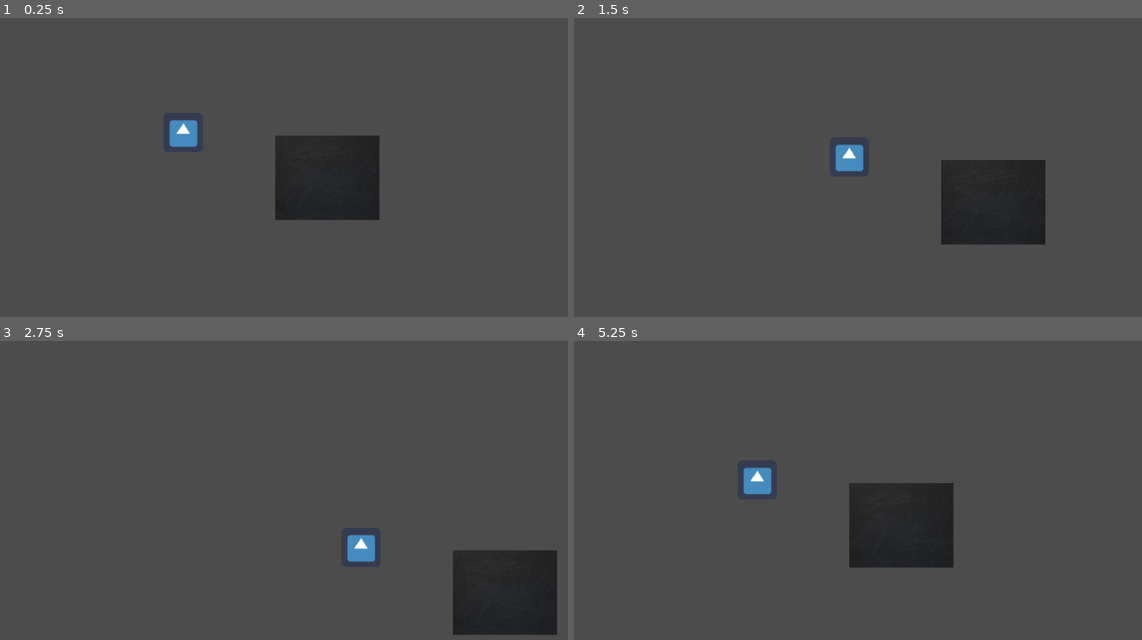
Above: before the commit, frames 1-4 (two rows, left to right).
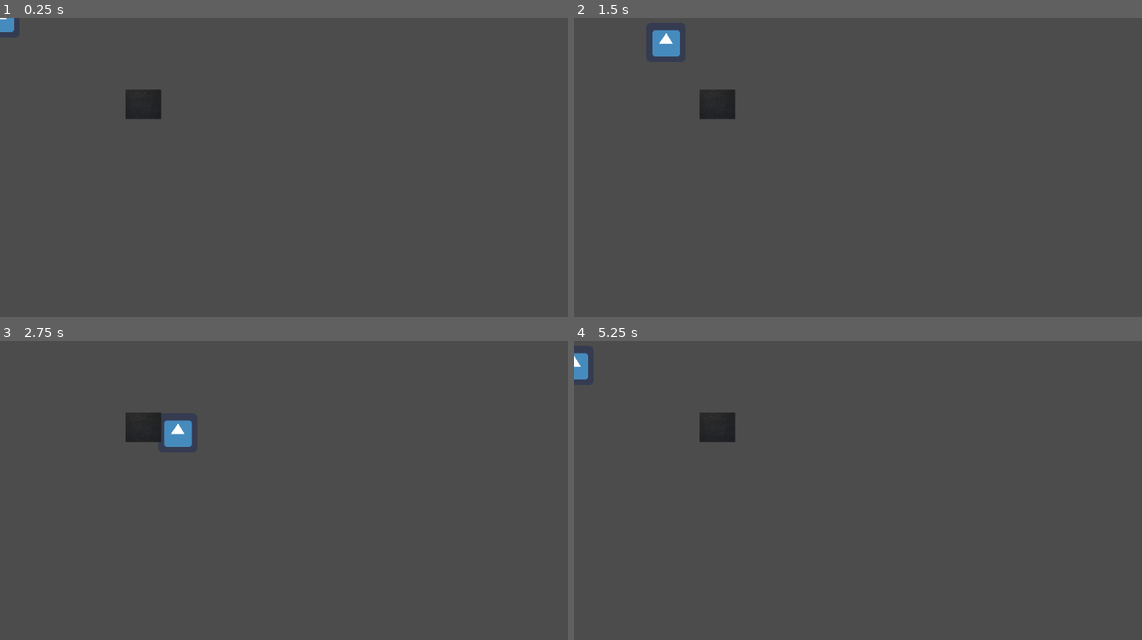
Above: after the commit, the same moments.

Repository: MichalGul/River_ride_remake
Game: Godot game, scene res://Node2D.tscn
Same seed, same stepped clock (60 frames per second), same inputs: the game is played once before the commit and once after it. Before the commit the project starts from res://Player.tscn. The engine's default icon, where the game draws it, is replaced by a stand-in: a white triangle on a blue panel in a dark square.
Inputs:
- Up to frame 1 (0.25 s): no input
- Up to frame 2 (1.5 s): tap Enter at 0.5 s; hold D (right) 0.53-1.28 s; hold S (down) from 1.28 s (still down)
- Up to frame 3 (2.75 s): release S (down) at 2.03 s; hold D (right) from 2.03 s (still down)
- Up to frame 4 (5.25 s): release D (right) at 2.78 s; hold W (up) 2.78-3.53 s; hold A (left) 3.53-5.03 s; hold S (down) from 5.03 s (still down)

The runs differ from the first frame. In frame 1, 6.3% of the frame differs, in the area x 0-67%, y 0-68%; in frame 2, 6.7%, in the area x 13-84%, y 3-76%; in frame 3, 6.7%; in frame 4, 6.5%.

Commit message:
Minor cleaning

Diff:
--- /dev/null
+++ b/game/Node2D.tscn
@@ -0,0 +1,75 @@
+[gd_scene load_steps=6 format=2]
+
+[ext_resource path="res://KinematicBody2D.gd" type="Script" id=1]
+[ext_resource path="res://icon.png" type="Texture" id=2]
+[ext_resource path="res://blackboard.jpg" type="Texture" id=3]
+
+[sub_resource type="RayShape2D" id=1]
+
+custom_solver_bias = 0.0
+length = 20.0
+
+[sub_resource type="RectangleShape2D" id=2]
+
+custom_solver_bias = 0.0
+extents = Vector2( 10, 10 )
+
+[node name="Node2D" type="Node2D" index="0"]
+
+[node name="Player" type="KinematicBody2D" parent="." index="0"]
+
+editor/display_folded = true
+input_pickable = false
+collision_layer = 1
+collision_mask = 1
+collision/safe_margin = 0.08
+script = ExtResource( 1 )
+speed = 200
+
+[node name="CollisionShape2D" type="CollisionShape2D" parent="Player" index="0"]
+
+position = Vector2( -1.39557, -20.1527 )
+scale = Vector2( 5.13501, 1.94186 )
+shape = SubResource( 1 )
+
+[node name="Sprite" type="Sprite" parent="Player" index="1"]
+
+texture = ExtResource( 2 )
+
+[node name="Area2D" type="Area2D" parent="." index="1"]
+
+editor/display_folded = true
+position = Vector2( 247, 138 )
+input_pickable = true
+gravity_vec = Vector2( 0, 1 )
+gravity = 98.0
+linear_damp = 0.1
+angular_damp = 1.0
+audio_bus_override = false
+audio_bus_name = "Master"
+
+[node name="CollisionShape2D" type="CollisionShape2D" parent="Area2D" index="0"]
+
+position = Vector2( -10.4078, 4.56935 )
+scale = Vector2( 2.79003, 2.52406 )
+shape = SubResource( 2 )
+
+[node name="TextureRect" type="TextureRect" parent="Area2D" index="1"]
+
+anchor_left = 0.0
+anchor_top = 0.0
+anchor_right = 0.0
+anchor_bottom = 0.0
+margin_left = -42.0
+margin_top = -21.0
+margin_right = 16.0
+margin_bottom = 27.0
+rect_pivot_offset = Vector2( 0, 0 )
+rect_clip_content = false
+mouse_filter = 1
+mouse_default_cursor_shape = 0
+size_flags_horizontal = 1
+size_flags_vertical = 1
+texture = ExtResource( 3 )
+expand = true
+stretch_mode = 0
--- /dev/null
+++ b/game/Old/Player.gd
@@ -0,0 +1,39 @@
+extends KinematicBody2D
+
+export (int) var speed = 200
+
+var velocity = Vector2()
+
+
+# class member variables go here, for example:
+# var a = 2
+# var b = "textvar"
+
+func get_input():
+	velocity = Vector2()
+	if Input.is_action_pressed('right'):
+		velocity.x += 1
+	if Input.is_action_pressed('left'):
+		velocity.x -= 1
+	if Input.is_action_pressed('down'):
+		velocity.y += 1
+	if Input.is_action_pressed('up'):
+		velocity.y -= 1
+	velocity = velocity.normalized() * speed
+
+
+func _ready():
+	# Called when the node is added to the scene for the first time.
+	# Initialization here
+	pass
+
+
+#func _process(delta):
+#	# Called every frame. Delta is time since last frame.
+#	# Update game logic here.
+#	pass
+
+
+func _physics_process(delta):
+	get_input()
+	move_and_slide(velocity)
--- a/game/Player.tscn
+++ b/game/Old/Player.tscn
@@ -1,6 +1,6 @@
 [gd_scene load_steps=6 format=2]
 
-[ext_resource path="res://Player.gd" type="Script" id=1]
+[ext_resource path="res://Old/Player.gd" type="Script" id=1]
 [ext_resource path="res://blackboard.jpg" type="Texture" id=2]
 [ext_resource path="res://icon.png" type="Texture" id=3]
 
@@ -14,7 +14,7 @@
 custom_solver_bias = 0.0
 extents = Vector2( 10, 10 )
 
-[node name="Player" type="KinematicBody2D" index="0"]
+[node name="Player" type="KinematicBody2D"]
 
 input_pickable = false
 collision_layer = 1
@@ -67,6 +67,7 @@
 size_flags_vertical = 1
 texture = ExtResource( 2 )
 expand = true
+stretch_mode = 0
 
 [node name="Sprite" type="Sprite" parent="." index="1"]
 
--- a/game/project.godot
+++ b/game/project.godot
@@ -11,7 +11,7 @@
 [application]
 
 config/name="River_ride_remake"
-run/main_scene="res://Player.tscn"
+run/main_scene="res://Node2D.tscn"
 config/icon="res://icon.png"
 
 [input]
Renamed: game/Player.gd -> game/KinematicBody2D.gd
